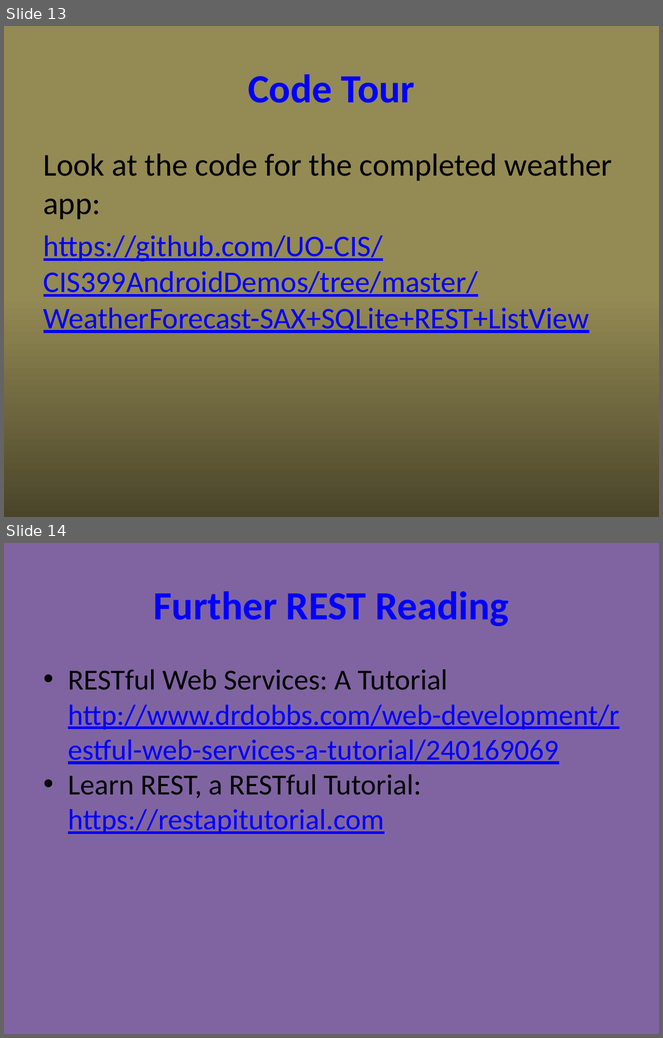
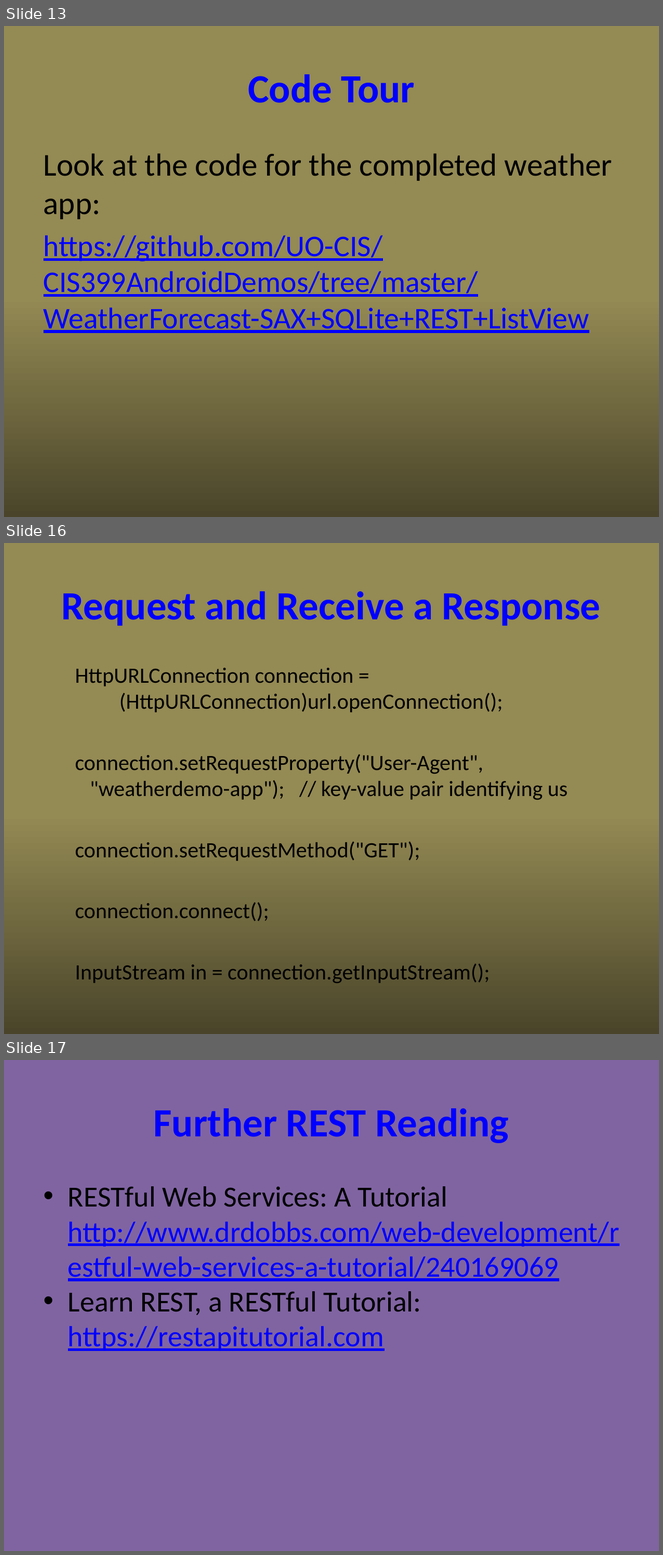
Before and after one commit to UO-CIS/CIS399Android-CourseMaterials, a slide deck: NotesAndSlides/CIS399Wk4Day1-WebServices+REST.pptx. Shown one above the other, each under a label of ours: slides 13 and 14 before the commit, slides 13, 16 and 17 after it; the slides between them are not shown. The pictures are 663x1038 and 663x1555 pixels, drawn with LibreOffice and Linux fonts; fonts in the diff are those of the drawing. Boxes give left, top, right and bottom in pixels: in the first picture for what was removed or moved away, otherwise in the second. Text is boxed around its words. In the diff, an @@ line names an element or a change of style, - is before the commit and + after.

```diff
--- a/NotesAndSlides/CIS399Wk4Day1-WebServices+REST.pptx
+++ b/NotesAndSlides/CIS399Wk4Day1-WebServices+REST.pptx
@@ slide 16 added at [4,543,659,1034], background gradient #948A54 to #4A452A @@
@@ title added at [62,591,601,626], 44 pt, text #0000FF, bold @@
+Request and Receive a Response
@@ text added at [75,668,568,983], 24 pt, text #000000 @@
+HttpURLConnection connection =
+(HttpURLConnection)url.openConnection();
+connection.setRequestProperty("User-Agent",
+"weatherdemo-app"); // key-value pair identifying us
+connection.setRequestMethod("GET");
+connection.connect();
+InputStream in = connection.getInputStream();
@@ what was slide 14 is now slide 17 @@
```
Also in this commit, not shown: 2 other slides added, 1 other file.
